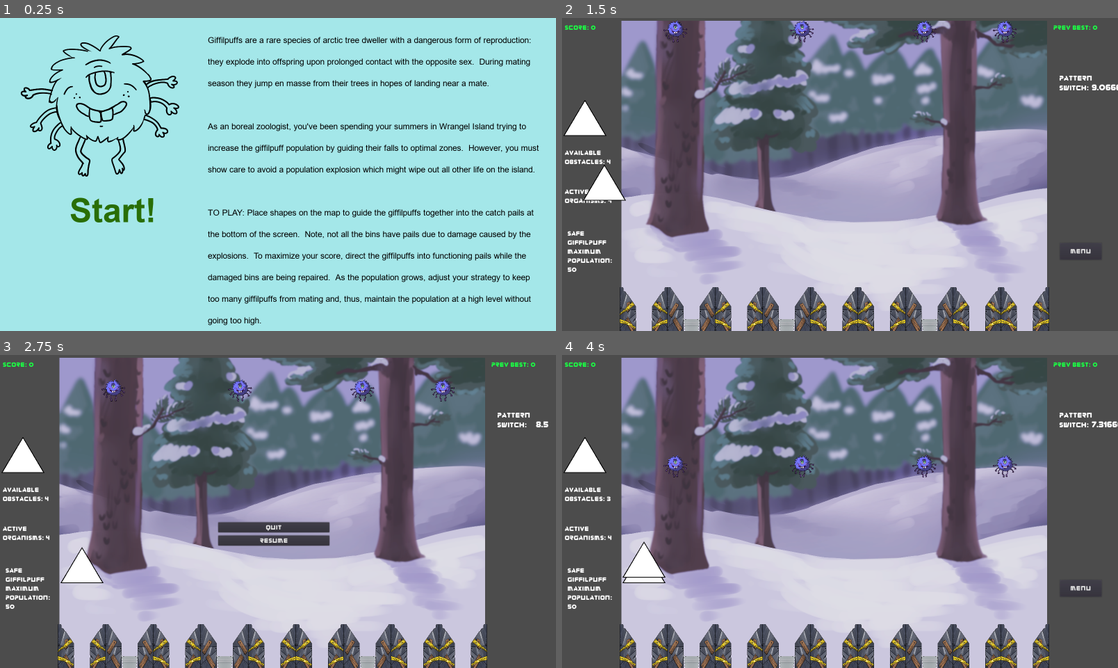
Above: before the commit, frames 1-4 (two rows, left to right).
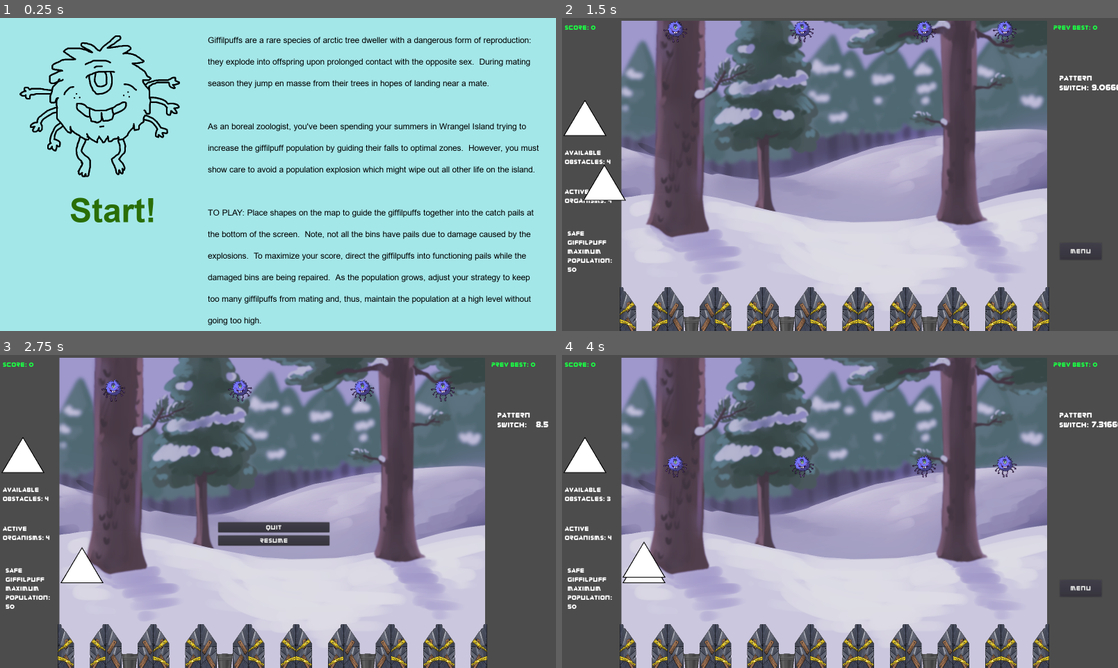
Above: after the commit, the same moments.

Repository: TreyDettmer/UP-Game-Jam-22
Game: Godot game, scene res://Scenes/MainMenu.tscn
Same seed, same stepped clock (60 frames per second), same inputs: the game is played once before the commit and once after it.
Inputs (mouse positions are in pixels of both pictures, inside the frame that each line leads up to):
- Up to frame 1 (0.25 s): no input
- Up to frame 2 (1.5 s): click "Start!" at 0.5 s; drag from (584, 133) to (645, 327) at 1.27 s
- Up to frame 3 (2.75 s): click "Menu" at 2 s
- Up to frame 4 (4 s): click "Resume" at 2.75 s; drag from (584, 470) to (645, 664) at 3.52 s

The runs differ from the first frame. In frame 1, 1.5% of the frame differs, in the area x 3-33%, y 5-51%; in frame 2, 0.4%; in frame 3, 0.4%; in frame 4, 0.4%.

Commit message:
Better buckets, yay

Diff:
--- a/Project/Scenes/MainMenu.tscn
+++ b/Project/Scenes/MainMenu.tscn
@@ -54,7 +54,6 @@
 position = Vector2( 300, 250 )
 scale = Vector2( 0.4, 0.4 )
 frames = SubResource( 4 )
-frame = 1
 playing = true
 
 [node name="ClickSound" type="AudioStreamPlayer" parent="."]
--- a/Project/Scenes/ScoreBucket.tscn
+++ b/Project/Scenes/ScoreBucket.tscn
@@ -25,9 +25,6 @@
 "name": "default",
 "speed": 15.0
 } ]
-
-[sub_resource type="CanvasItemMaterial" id=3]
-blend_mode = 4
 
 [node name="ScoreBucket" type="StaticBody2D" groups=["ScoreBucket"]]
 scale = Vector2( 0.08, 0.08 )
@@ -76,10 +73,8 @@
 frames = SubResource( 2 )
 
 [node name="BucketNoLid" type="Sprite" parent="."]
-material = SubResource( 3 )
-position = Vector2( 0, 60 )
+position = Vector2( 0, 50 )
 scale = Vector2( 0.085, 0.09 )
-z_index = 1
 texture = ExtResource( 12 )
 
 [connection signal="body_entered" from="Area2D" to="." method="_on_Area2D_body_entered"]
--- a/Project/project.godot
+++ b/Project/project.godot
@@ -12,7 +12,7 @@
 
 config/name="UP-Game-Jam-22"
 run/main_scene="res://Scenes/MainMenu.tscn"
-config/icon="res://icon.png"
+config/icon="res://Art/Organism/creaturespritecolor.png"
 
 [display]
 
Binary file added: Project/Art/Organism/creaturespritecolor.png
Not shown, added: Project/Art/Organism/creaturespritecolor.png.import
Binary file added: Project/Art/ScoreBuckets/badBucket.png
Not shown, added: Project/Art/ScoreBuckets/badBucket.png.import
Binary file changed: Project/Art/ScoreBuckets/bucket_noLid.png
Not shown: 1 places in Project/Scenes/ScoreBucket.tscn that only renumber resources
